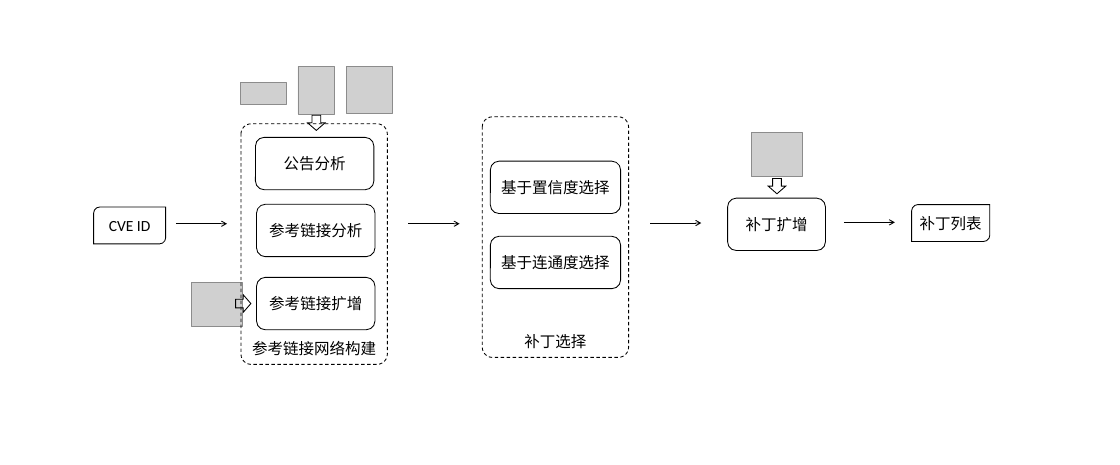
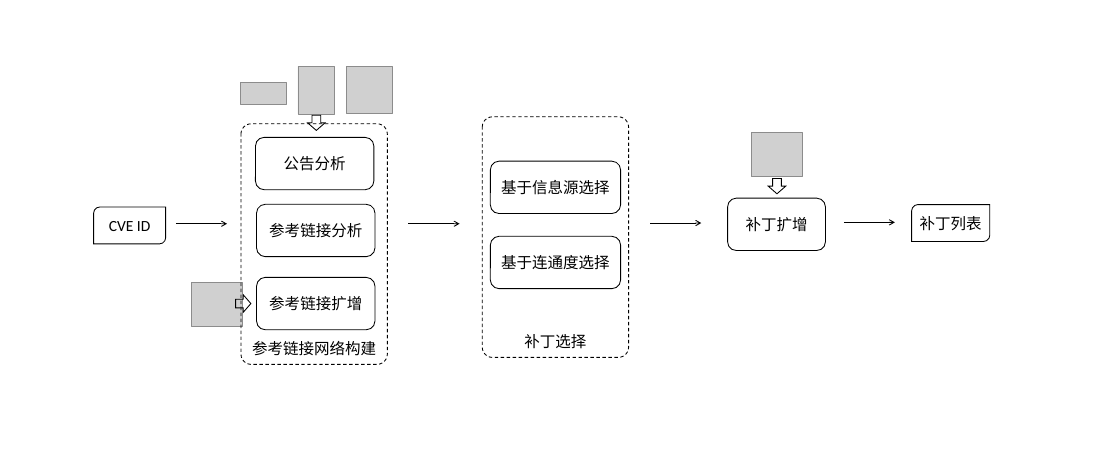
Before and after one commit to CongyingXU/MasterThesis, a slide deck: slide 5 of fig/overview.pptx. Drawn at 1120x465 pixels with LibreOffice and Linux fonts; fonts in the diff are those of the drawing; grey boxes stand for pictures. Boxes give left, top, right and bottom in pixels: in the first picture for what was removed or moved away, otherwise in the second. Text is boxed around its words. In the diff, an @@ line names an element or a change of style, - is before the commit and + after.

```diff
--- a/fig/overview.pptx
+++ b/fig/overview.pptx
@@ text in rounded rectangle at (501, 180, 610, 195): text changed @@
-基于置信度选择
+基于信息源选择
```
Also in this commit, not shown: 8 other files.
